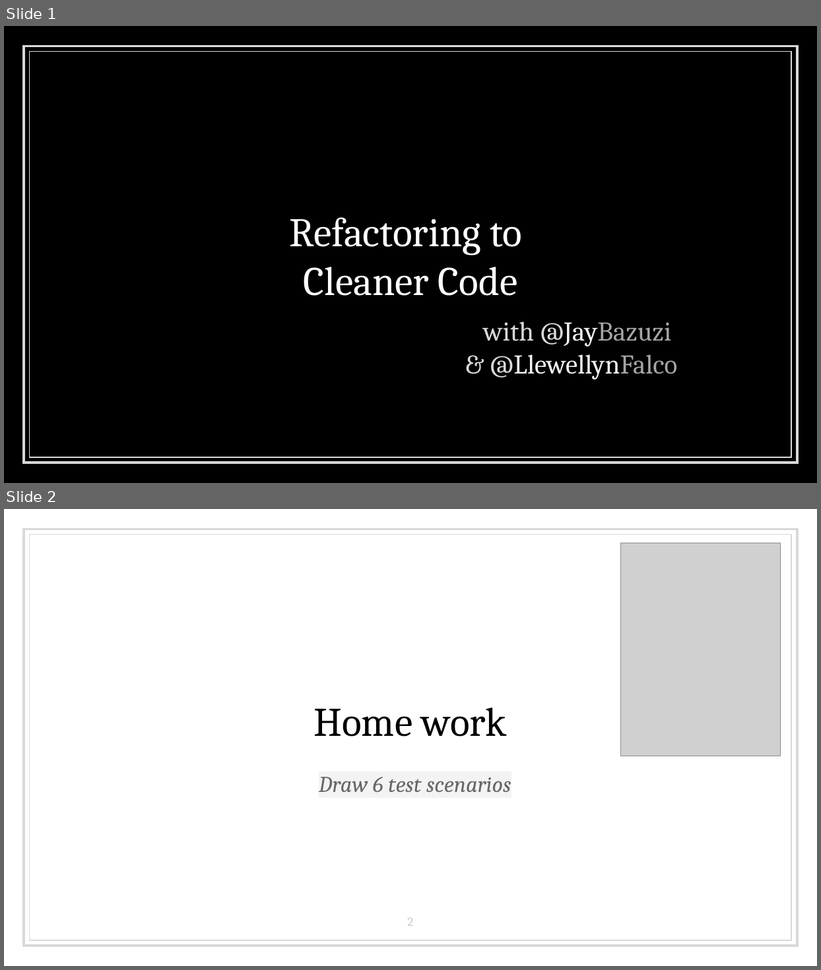
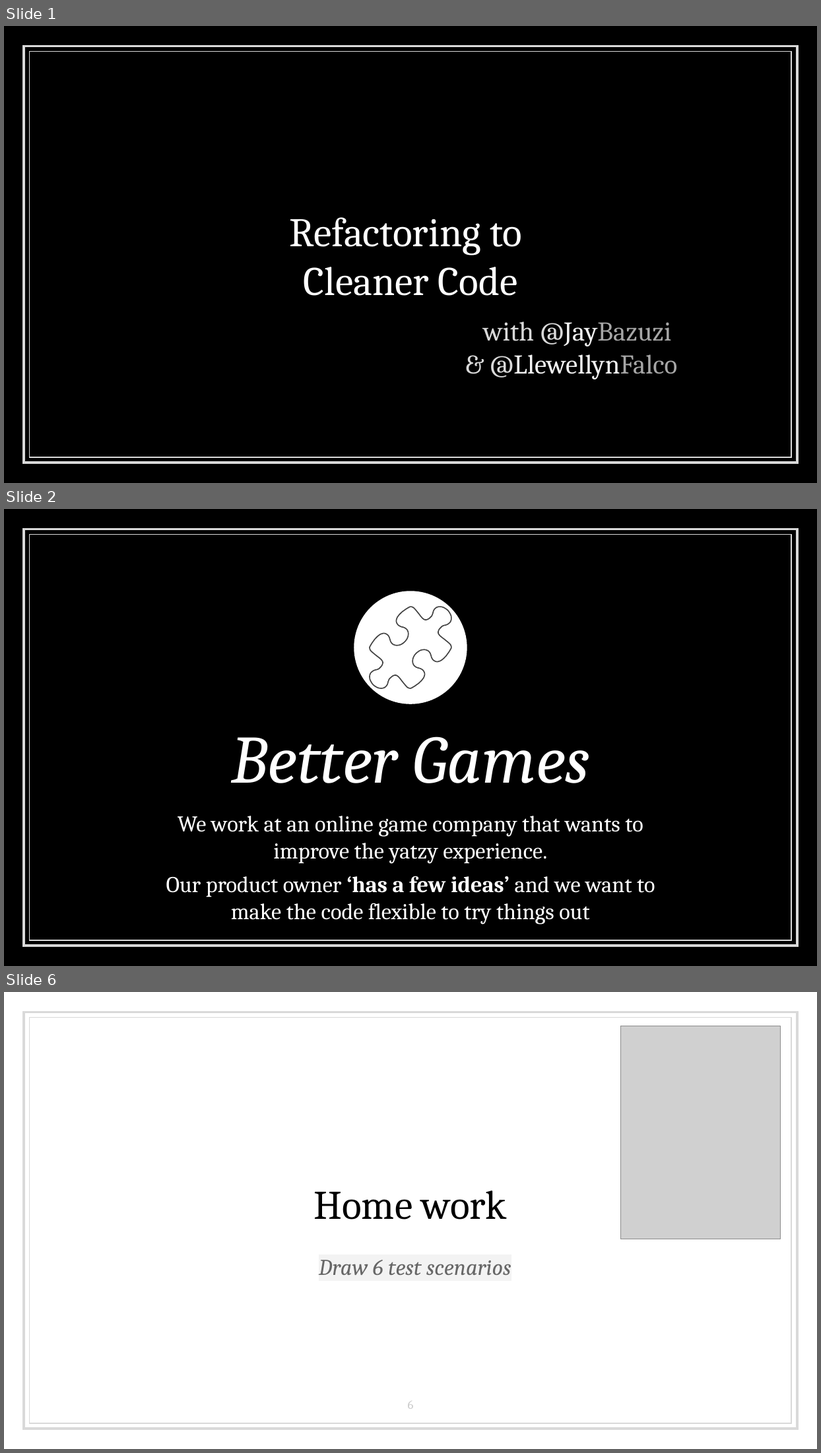
Before and after one commit to LearnWithLlew/RefactoringToCleanerCode.Slides, a slide deck: RefactoringToCleanerCode.pptx. Shown one above the other, each under a label of ours: slides 1 and 2 before the commit, slides 1, 2 and 6 after it; the slides between them are not shown. The pictures are 821x970 and 821x1453 pixels, drawn with LibreOffice and Linux fonts; fonts in the diff are those of the drawing; grey boxes stand for pictures. Boxes give left, top, right and bottom in pixels: in the first picture for what was removed or moved away, otherwise in the second. Text is boxed around its words. In the diff, an @@ line names an element or a change of style, - is before the commit and + after.

```diff
--- a/RefactoringToCleanerCode.pptx
+++ b/RefactoringToCleanerCode.pptx
@@ slide 2 added at (4,509,817,966), background #000000; not listed: 2 template elements that a slide beside it also shows @@
@@ ellipse added at (354,591,467,704), fill #FFFFFF @@
@@ freeform shape added at (370,607,452,689), outline #434343 0.96 pt @@
@@ title added at (231,737,590,784), 60 pt, text #FFFFFF, italic @@
+Better Games
@@ subtitle added at (166,816,655,925), 20 pt, text #FFFFFF @@
+We work at an online game company that wants to improve the yatzy experience.
+Our product owner ‘has a few ideas’ and we want to make the code flexible to try things out
@@ what was slide 2 is now slide 6 @@
@@ page number at (408,1401,414,1409): text changed @@
-2
+6
```
Also in this commit, not shown: 3 other slides added.
